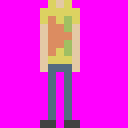
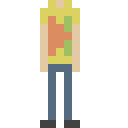
The second 128 × 128 image is a revision of the first. Changes to its layers:
hid "Capa 1" over [0, 0, 128, 128]
